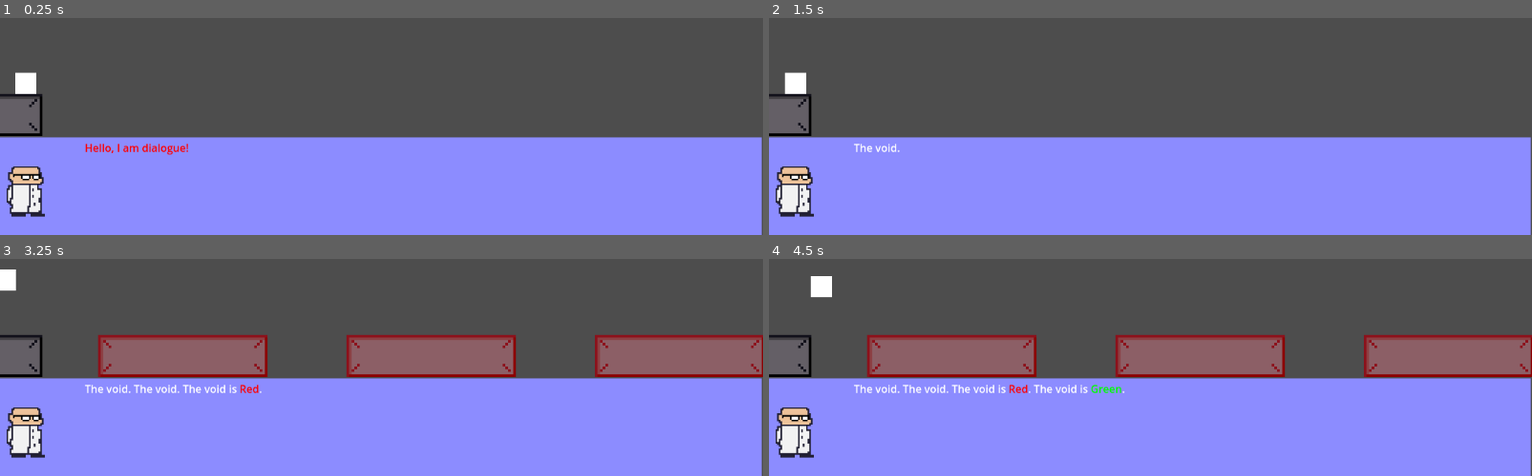
Above: before the commit, frames 1-4 (two rows, left to right).
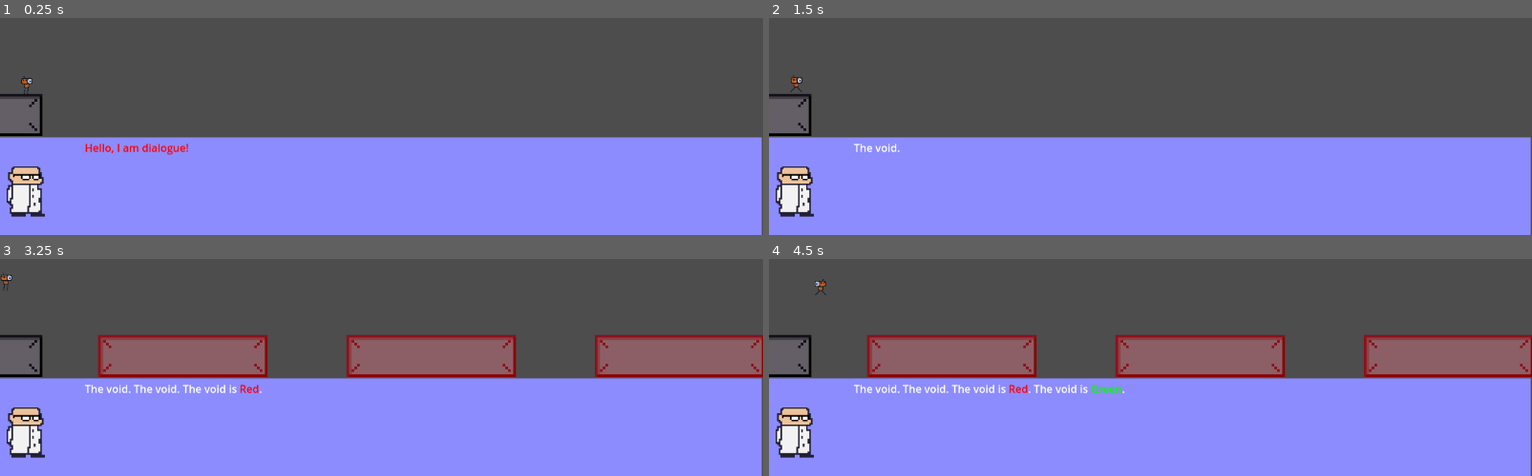
Above: after the commit, the same moments.

Repository: Gamnraa/gmtk2025
Game: Godot game, scene res://MainScene.tscn
Two runs of this game, one before a commit and one after it. Both use one fixed random seed, a clock stepped at 60 frames per second and the inputs below.
Inputs:
- Up to frame 1 (0.25 s): no input
- Up to frame 2 (1.5 s): tap Enter (ui_accept) at 0.5 s; hold D (right) from 0.53 s (still down); tap Space (jump) at 0.6, 0.77, 1.07, 1.35 s
- Up to frame 3 (3.25 s): tap Space (jump) at 1.52, 1.82, 2.1, 2.85, 3.02 s; release D (right) at 2.03 s; hold A (left) 2.03-2.78 s; hold D (right) from 2.78 s (still down)
- Up to frame 4 (4.5 s): tap Space (jump) at 3.32, 3.6, 3.77, 4.07, 4.35 s; release D (right) at 4.28 s; hold A (left) from 4.28 s (still down)

The runs differ from the first frame. In frame 1, 0.3% of the frame differs, in the area x 2-5%, y 25-36%; in frame 2, 0.3%; in frame 3, 0.2%; in frame 4, 0.3%.

Commit message:
Adding Player animation
Modified player script
Added Sprites
Modified Animation Player

Diff:
--- a/Nodes/Player.tscn
+++ b/Nodes/Player.tscn
@@ -1,10 +1,80 @@
-[gd_scene load_steps=4 format=3 uid="uid://b0lvj8oiu4m7n"]
+[gd_scene load_steps=9 format=3 uid="uid://b0lvj8oiu4m7n"]
 
 [ext_resource type="Script" uid="uid://bcxyg3xmfswro" path="res://Scripts/player.gd" id="1_bkgf5"]
-[ext_resource type="Texture2D" uid="uid://h8mw0vlj727n" path="res://Graphics/placeholder.png" id="1_owxo4"]
+[ext_resource type="Texture2D" uid="uid://qqwibfxenf3f" path="res://Graphics/spritesheet.png" id="2_bkgf5"]
 
 [sub_resource type="RectangleShape2D" id="RectangleShape2D_owxo4"]
 size = Vector2(32, 32)
+
+[sub_resource type="Animation" id="Animation_bkgf5"]
+resource_name = "player-idle"
+tracks/0/type = "value"
+tracks/0/imported = false
+tracks/0/enabled = true
+tracks/0/path = NodePath(".:frame")
+tracks/0/interp = 1
+tracks/0/loop_wrap = true
+tracks/0/keys = {
+"times": PackedFloat32Array(0),
+"transitions": PackedFloat32Array(1),
+"update": 1,
+"values": [0]
+}
+
+[sub_resource type="Animation" id="Animation_kl0bm"]
+length = 0.001
+tracks/0/type = "value"
+tracks/0/imported = false
+tracks/0/enabled = true
+tracks/0/path = NodePath(".:frame")
+tracks/0/interp = 1
+tracks/0/loop_wrap = true
+tracks/0/keys = {
+"times": PackedFloat32Array(0),
+"transitions": PackedFloat32Array(1),
+"update": 1,
+"values": [0]
+}
+
+[sub_resource type="Animation" id="Animation_pdiyv"]
+resource_name = "player-walk"
+length = 0.5
+loop_mode = 1
+tracks/0/type = "value"
+tracks/0/imported = false
+tracks/0/enabled = true
+tracks/0/path = NodePath(".:frame")
+tracks/0/interp = 1
+tracks/0/loop_wrap = true
+tracks/0/keys = {
+"times": PackedFloat32Array(0, 0.266667),
+"transitions": PackedFloat32Array(1, 1),
+"update": 1,
+"values": [0, 1]
+}
+
+[sub_resource type="Animation" id="Animation_8oq4d"]
+resource_name = "player-jump"
+tracks/0/type = "value"
+tracks/0/imported = false
+tracks/0/enabled = true
+tracks/0/path = NodePath(".:frame")
+tracks/0/interp = 1
+tracks/0/loop_wrap = true
+tracks/0/keys = {
+"times": PackedFloat32Array(0.0333333),
+"transitions": PackedFloat32Array(1),
+"update": 1,
+"values": [1]
+}
+
+[sub_resource type="AnimationLibrary" id="AnimationLibrary_8oq4d"]
+_data = {
+&"RESET": SubResource("Animation_kl0bm"),
+&"player-idle": SubResource("Animation_bkgf5"),
+&"player-jump": SubResource("Animation_8oq4d"),
+&"player-walk": SubResource("Animation_pdiyv")
+}
 
 [node name="Player" type="CharacterBody2D"]
 script = ExtResource("1_bkgf5")
@@ -13,6 +83,12 @@
 shape = SubResource("RectangleShape2D_owxo4")
 
 [node name="Sprite2D" type="Sprite2D" parent="."]
-texture = ExtResource("1_owxo4")
+texture_filter = 1
+texture = ExtResource("2_bkgf5")
+hframes = 8
+vframes = 8
 
 [node name="AnimationPlayer" type="AnimationPlayer" parent="Sprite2D"]
+libraries = {
+&"": SubResource("AnimationLibrary_8oq4d")
+}
--- a/Scripts/player.gd
+++ b/Scripts/player.gd
@@ -27,12 +27,17 @@
 	if Input.is_action_pressed("right"):
 
 		velocity.x = min(velocity.x + accel, max_speed)
+		$Sprite2D.flip_h = false
+		if is_on_floor(): $Sprite2D/AnimationPlayer.play("player-walk")
 
 	if Input.is_action_pressed("left"):
 		velocity.x = max(velocity.x - accel, -max_speed)
+		$Sprite2D.flip_h = true
+		if is_on_floor(): $Sprite2D/AnimationPlayer.play("player-walk")
 
 	if not(Input.is_action_pressed("left") or Input.is_action_pressed("right")) and grounded:
 		velocity.x = move_toward(velocity.x, 0, accel)
+		$Sprite2D/AnimationPlayer.play("player-idle")
 
 	print(velocity.x)
 	if not was_grounded and grounded: velocity.x = max(velocity.x - (accel * 6.7), 0)
Binary file added: Graphics/spritesheet.png
Not shown, added: Graphics/spritesheet.png.import
